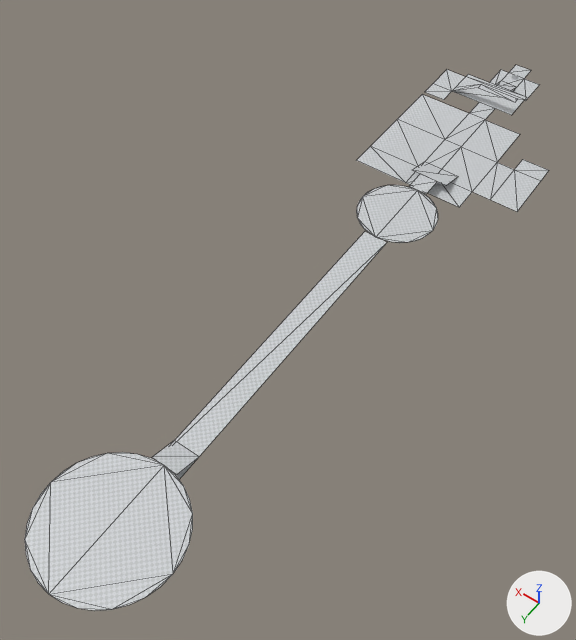
What one commit did to the glTF model ScoopsField/res/maps/painted_world/painted_world.glb.
Before and after are seen from a camera (50 mm lens) standing at (-101.0, 331.0, 227.0) and looking at (3.0, 186.0, -1.0). The lights are fixed; the arrows at lower right show +X, +Y and +Z. The older version comes first. Mesh edges are drawn as thin lines on the coarser meshes. Vertices at exactly the same position are counted once.
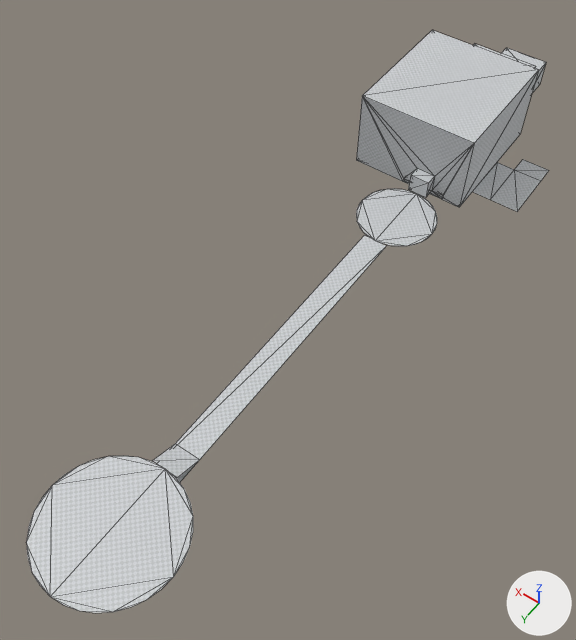
Pixel boxes [x1, y1, x2, y2] of what changed, in the pictures (576 x 640 px):
'LevelGeometry', added: after [357, 30, 546, 207]
'Circle.001', moved: before [25, 452, 193, 611]; after [26, 456, 193, 613]
'Plane.004', reshaped (60% narrower, 55% shorter): before [357, 94, 549, 212]; after [473, 160, 549, 212]
'Plane.007', moved: before [157, 232, 387, 479]; after [172, 235, 386, 482]
'Circle', moved: before [356, 185, 438, 243]; after [356, 189, 437, 246]
'Plane.001', deleted: before [425, 70, 527, 115]
'Plane.008', moved: before [152, 440, 199, 475]; after [152, 444, 199, 478]
'Plane', deleted: before [489, 65, 539, 101]
'Plane.006', deleted: before [412, 162, 458, 185]
'Plane.005', deleted: before [410, 174, 437, 194]
part 1 of me_plane_004, deleted: before [357, 94, 520, 207]

The edits, one by one:
me_plane_004 is used by ob_plane_004; location (0.0, 36.0, 2.0).
me_plane_004 had 24 vertices, 26 faces and spanned x -41.0..28.0, y -1.0..65.0, z 0.0.
me_plane_004 now has 8 vertices, 6 faces and spans x -41.0..-21.0, y 23.4..53.8, z 0.0.
Part 1, on me_plane_004:
16 vertices are removed from x -21.0..28.0, y -1.0..65.0, z 0.0.
20 faces are deleted.
Mesh me_levelgeometrymesh is new.
It has 132 vertices, 318 faces and spans x -21.0..31.0, y -4.0..106.0, z 0.0..34.7.
It uses material mat_material (picture img_debug_diffuse).
Object 'Plane' (ob_plane) is deleted.
Object 'Plane.001' (ob_plane_001) is deleted.
Object 'Plane.005' (ob_plane_005) is deleted.
Object 'Plane.006' (ob_plane_006) is deleted.
Object 'Circle' (ob_circle) moves from (-4.0, 122.0, 6.0) to (-4.0, 122.0, 4.0).
Object 'Plane.007' (ob_plane_007) moves from (-4.0, 138.9, 6.0) to (-4.0, 138.9, 4.0).
Object 'Circle.001' (ob_circle_001) moves from (-4.0, 283.7, 10.1) to (-4.0, 283.7, 8.1).
Object 'Plane.008' (ob_plane_008) moves from (-4.0, 251.0, 6.0) to (-4.0, 251.0, 4.0).
Object 'LevelGeometry' (ob_levelgeometry) is new; it shows me_levelgeometrymesh.
Its location is (0.0, 0.0, 0.0).
